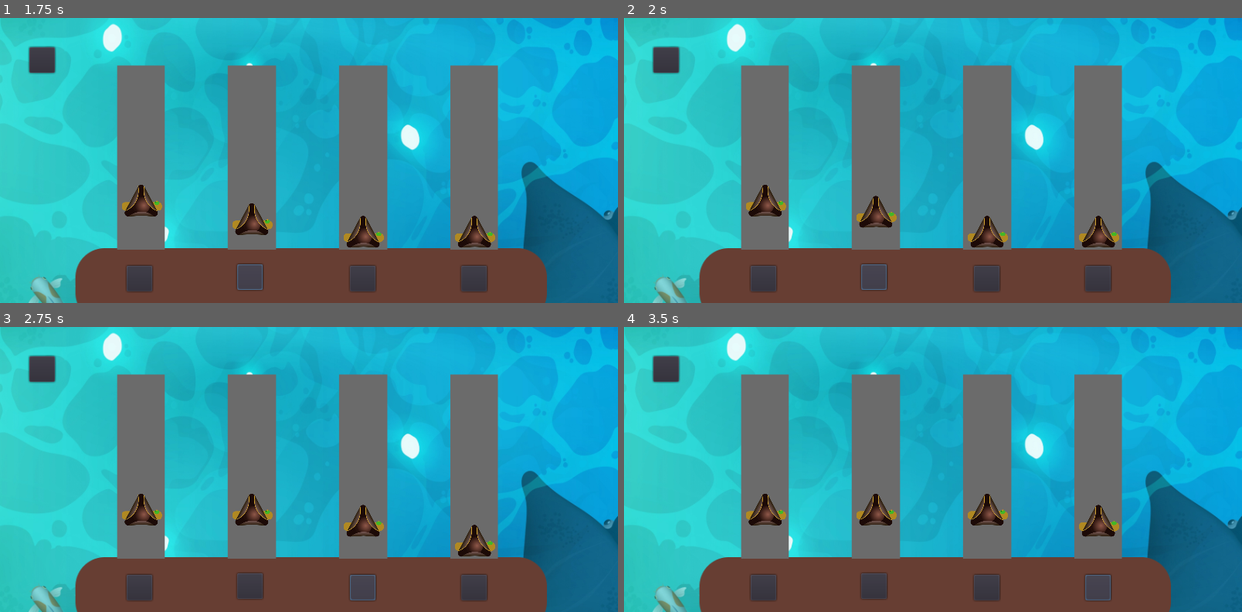
Above: before the commit, frames 1-4 (two rows, left to right).
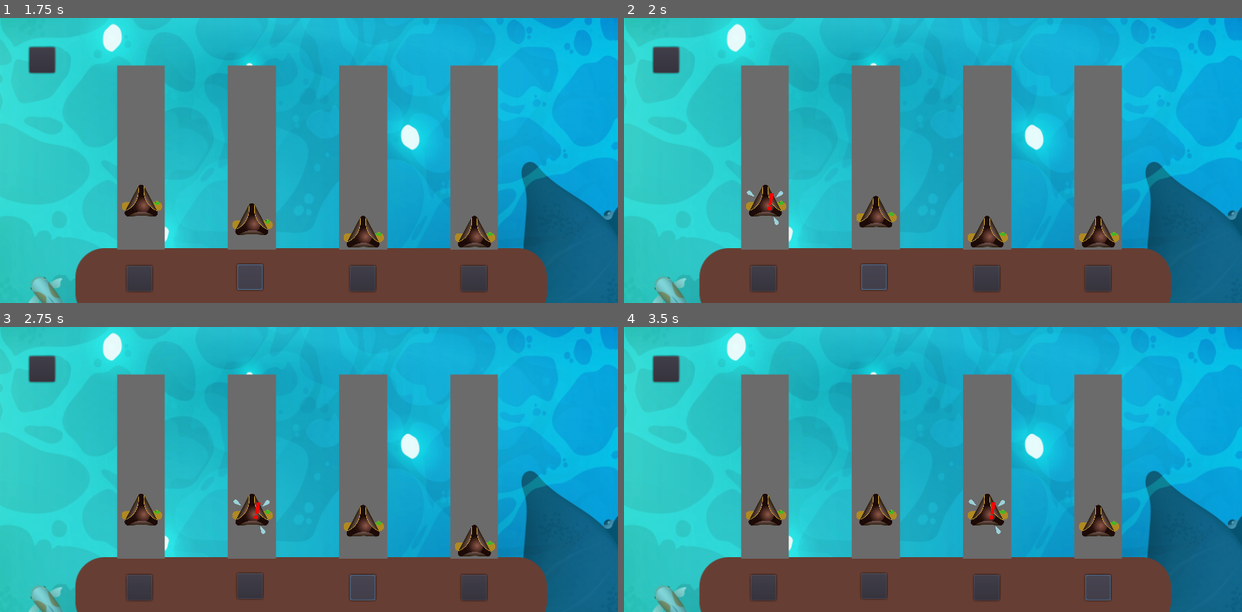
Above: after the commit, the same moments.

Repository: victormassatieze/A-Prancha
Game: Godot game, scene res://Node2D.tscn
The game is run twice, just before and just after one commit, with the same random seed, the same clock (stepped at 60 frames per second) and the same inputs.
Inputs (mouse positions are in pixels of both pictures, inside the frame that each line leads up to):
- Up to frame 1 (1.75 s): click (142, 277) at 0.5 s; click (247, 277) at 1.25 s
- Up to frame 2 (2 s): no input
- Up to frame 3 (2.75 s): click (364, 586) at 2 s
- Up to frame 4 (3.5 s): click (1099, 586) at 2.75 s

Frame 1 is identical in both runs. In frame 2, 0.1% of the frame differs, in the area x 19-27%, y 58-73%; in frame 3, 0.1%; in frame 4, 0.1%.

Commit message:
Add files via upload

Diff:
--- a/Node2D.tscn
+++ b/Node2D.tscn
@@ -14,7 +14,7 @@
 
 [node name="Player1" parent="." instance=ExtResource( 1 )]
 position = Vector2( 193, 297 )
-scale = Vector2( 0.5, 0.5 )
+scale = Vector2( 0.7, 0.7 )
 
 [node name="Button1" type="Button" parent="."]
 margin_left = 173.0
@@ -24,7 +24,7 @@
 
 [node name="Player2" parent="." instance=ExtResource( 1 )]
 position = Vector2( 344, 297 )
-scale = Vector2( 0.5, 0.5 )
+scale = Vector2( 0.7, 0.7 )
 
 [node name="Button2" type="Button" parent="."]
 margin_left = 324.0
@@ -34,7 +34,7 @@
 
 [node name="Player3" parent="." instance=ExtResource( 1 )]
 position = Vector2( 496, 297 )
-scale = Vector2( 0.5, 0.5 )
+scale = Vector2( 0.7, 0.7 )
 
 [node name="Button3" type="Button" parent="."]
 margin_left = 478.0
@@ -44,7 +44,7 @@
 
 [node name="Player4" parent="." instance=ExtResource( 1 )]
 position = Vector2( 648, 297 )
-scale = Vector2( 0.5, 0.5 )
+scale = Vector2( 0.7, 0.7 )
 
 [node name="Button4" type="Button" parent="."]
 margin_left = 630.0
--- a/Player.gd
+++ b/Player.gd
@@ -2,8 +2,9 @@
 
 export var speed = 40
 var screen_size
-var press_count = 0;
+var press_count = 0
 var target_position
+var count = 0
 
 # Called when the node enters the scene tree for the first time.
 func _ready():
@@ -19,11 +20,18 @@
 	if press_count > 0:
 		if position.y > target_position:
 			position.y -= speed * delta
-			$AnimatedSprite.animation = "walk"
+			count = 0
+		elif count < 60:
+			$AnimatedSprite.play("walk")
+			count += 1
+		else:
+			$AnimatedSprite.stop()
+			$AnimatedSprite.frame = 0
+			count += 1
 	if press_count == 6:
 		if position.y > target_position:
 			position.y -= speed * delta
-			$AnimatedSprite.animation = "walk"
+			$AnimatedSprite.play("walk")
 		else:
 			rotation_degrees += 400 * delta
 			scale -= 5 * scale * delta
--- a/Player.tscn
+++ b/Player.tscn
@@ -6,10 +6,10 @@
 
 [sub_resource type="SpriteFrames" id=1]
 animations = [ {
-"frames": [ ExtResource( 3 ), ExtResource( 3 ), ExtResource( 2 ), ExtResource( 2 ) ],
+"frames": [ ExtResource( 3 ), ExtResource( 2 ) ],
 "loop": true,
 "name": "walk",
-"speed": 1.0
+"speed": 5.0
 } ]
 
 [sub_resource type="CircleShape2D" id=2]
Binary file changed: art/pirata_com_medo.png
